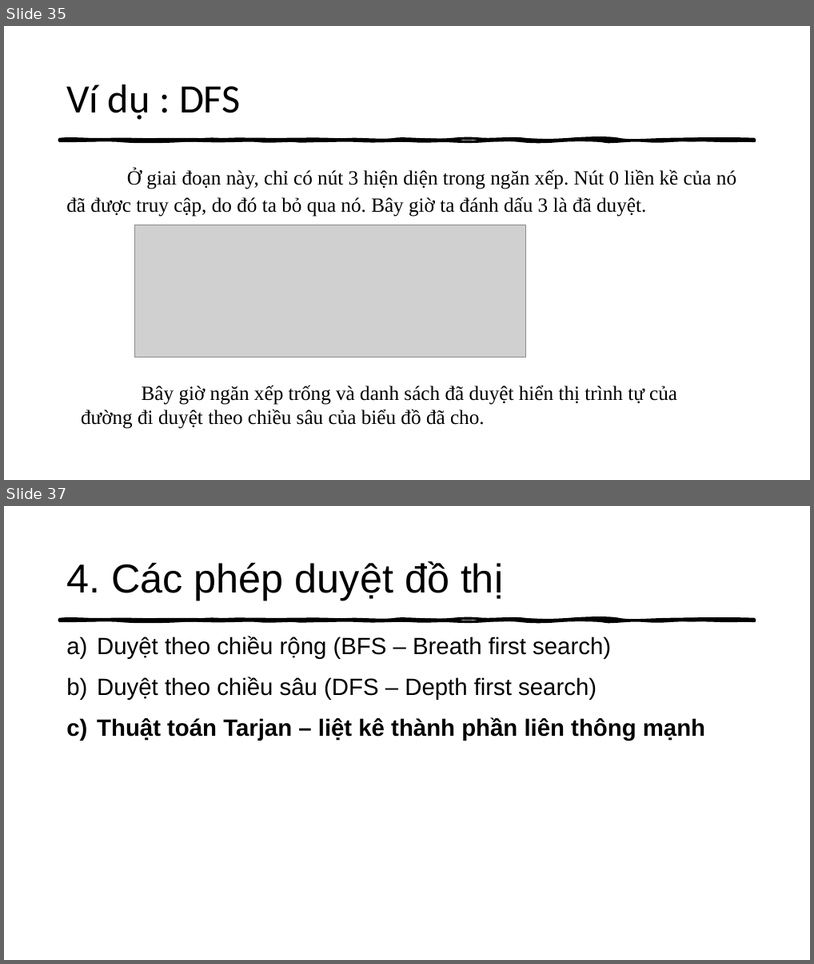
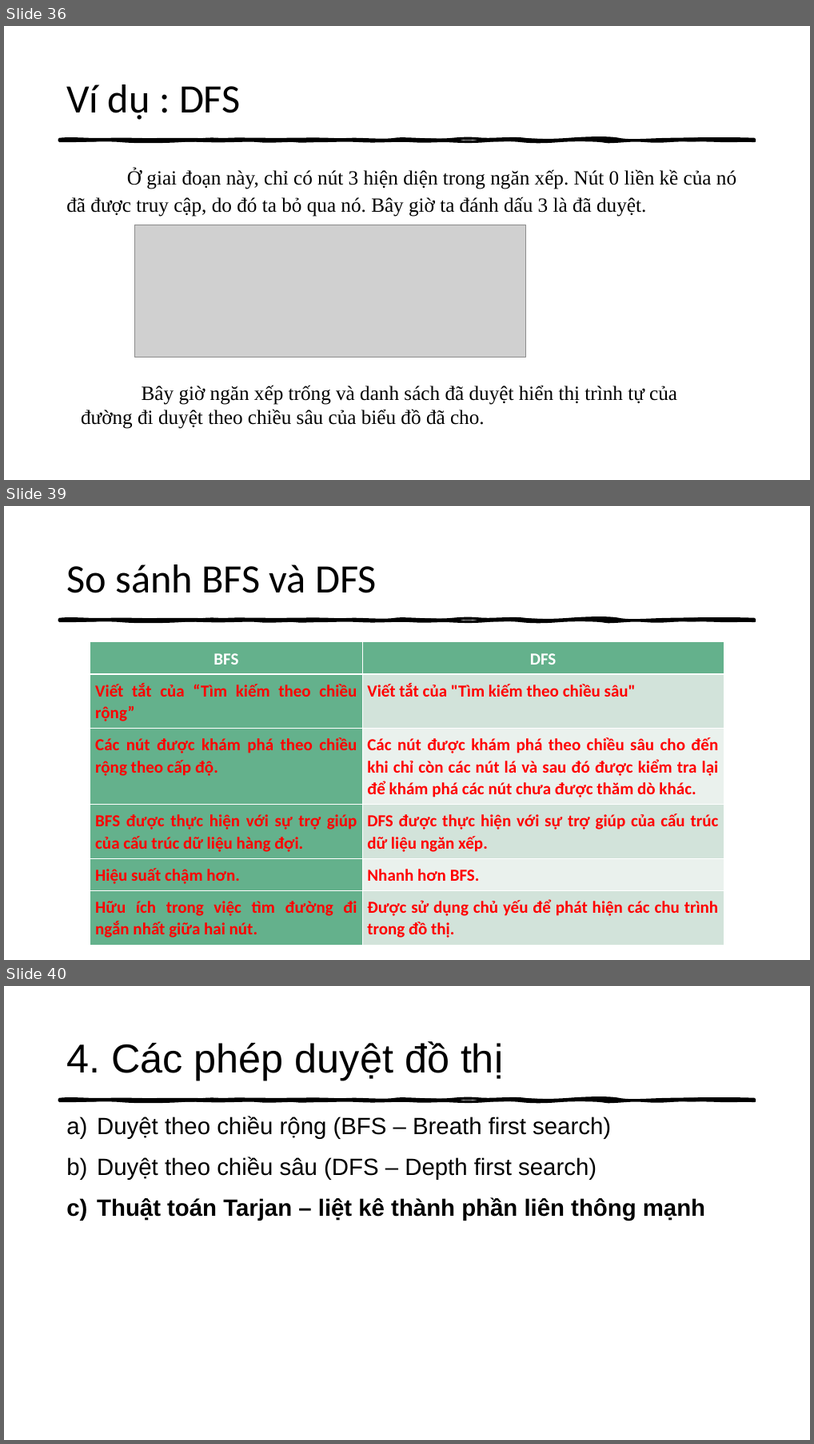
Before and after one commit to thathcmus/CTDL_GT, a slide deck: 1_Slide_Nhom2_Ca_Chieu_Cau_Truc_Du_Lieu_Do_Thi_Va_Ung_Dung.pptx. Shown one above the other, each under a label of ours: slides 35 and 37 before the commit, slides 36, 39 and 40 after it; the slides between them are not shown. The pictures are 814x964 and 814x1444 pixels, drawn with LibreOffice and Linux fonts; fonts in the diff are those of the drawing; grey boxes stand for pictures. Boxes give left, top, right and bottom in pixels: in the first picture for what was removed or moved away, otherwise in the second. Text is boxed around its words. In the diff, an @@ line names an element or a change of style, - is before the commit and + after.

```diff
--- a/1_Slide_Nhom2_Ca_Chieu_Cau_Truc_Du_Lieu_Do_Thi_Va_Ung_Dung.pptx
+++ b/1_Slide_Nhom2_Ca_Chieu_Cau_Truc_Du_Lieu_Do_Thi_Va_Ung_Dung.pptx
@@ slide 39 added at (x1=4, y1=506, x2=810, y2=960), background #FFFFFF; not listed: 1 template element that a slide beside it also shows @@
@@ title added at (x1=66, y1=564, x2=377, y2=593), 48 pt, text #000000 @@
+So sánh BFS và DFS
@@ table added at (x1=90, y1=642, x2=725, y2=940), 6 rows, 2 columns @@
+BFS | DFS
+Viết tắt của “Tìm kiếm theo chiều rộng” | Viết tắt của "Tìm kiếm theo chiều sâu"
+Các nút được khám phá theo chiều rộng theo cấp độ. | Các nút được khám phá theo chiều sâu cho đến khi chỉ còn các nút lá và sau đó được kiểm tra lại để khám phá các nút chưa được thăm dò khác.
+BFS được thực hiện với sự trợ giúp của cấu trúc dữ liệu hàng đợi. | DFS được thực hiện với sự trợ giúp của cấu trúc dữ liệu ngăn xếp.
+Hiệu suất chậm hơn. | Nhanh hơn BFS.
+Hữu ích trong việc tìm đường đi ngắn nhất giữa hai nút. | Được sử dụng chủ yếu để phát hiện các chu trình trong đồ thị.
@@ what was slide 35 is now slide 36 @@
@@ what was slide 37 is now slide 40 @@
```
Also in this commit, not shown: 7 slides changed, 7 other slides added, 7 slides removed, 3 other files.
